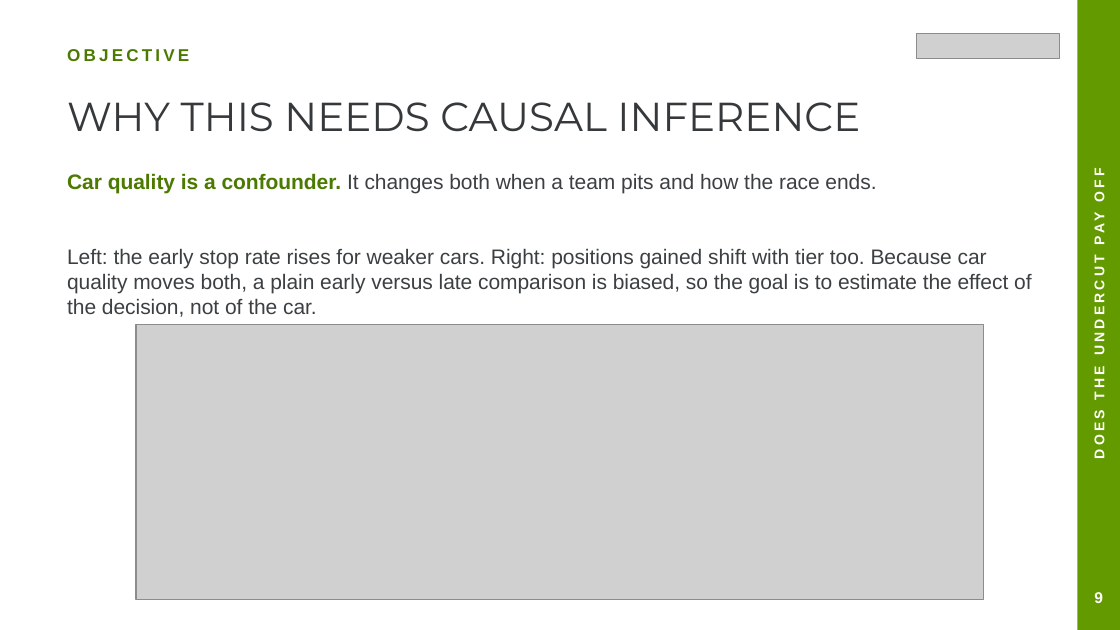
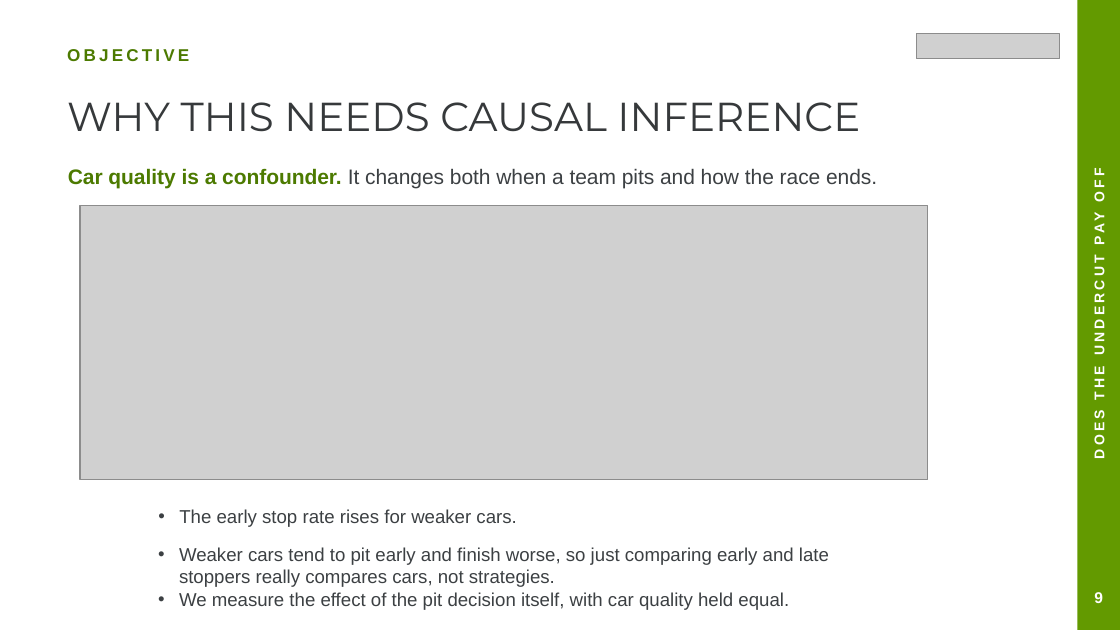
Before and after one commit to Munish0303/dai-mission-group-K, a slide deck: slide 13 of presentation.pptx. Drawn at 1120x630 pixels with LibreOffice and Linux fonts; fonts in the diff are those of the drawing; grey boxes stand for pictures. Boxes give left, top, right and bottom in pixels: in the first picture for what was removed or moved away, otherwise in the second. Text is boxed around its words. In the diff, an @@ line names an element or a change of style, - is before the commit and + after.

```diff
--- a/presentation.pptx
+++ b/presentation.pptx
@@ picture: place and size @@
-picture at (136, 325, 983, 599)
+picture at (80, 205, 927, 479)
@@ text at (67, 249, 1031, 317): paragraph removed @@
-Left: the early stop rate rises for weaker cars. Right: positions gained shift with tier too. Because car quality moves both, a plain early versus late comparison is biased, so the goal is to estimate the effect of the decision, not of the car.
@@ text added at (179, 509, 516, 527), 12 pt, text #3C4043 @@
+• The early stop rate rises for weaker cars.
@@ text added at (179, 547, 829, 610), 12 pt, text #3C4043 @@
+• Weaker cars tend to pit early and finish worse, so just comparing early and late stoppers really compares cars, not strategies.
+• We measure the effect of the pit decision itself, with car quality held equal.
```
Also in this commit, not shown: 31 other slides changed, 4 slides added, 3 slides removed, 2 other files.
